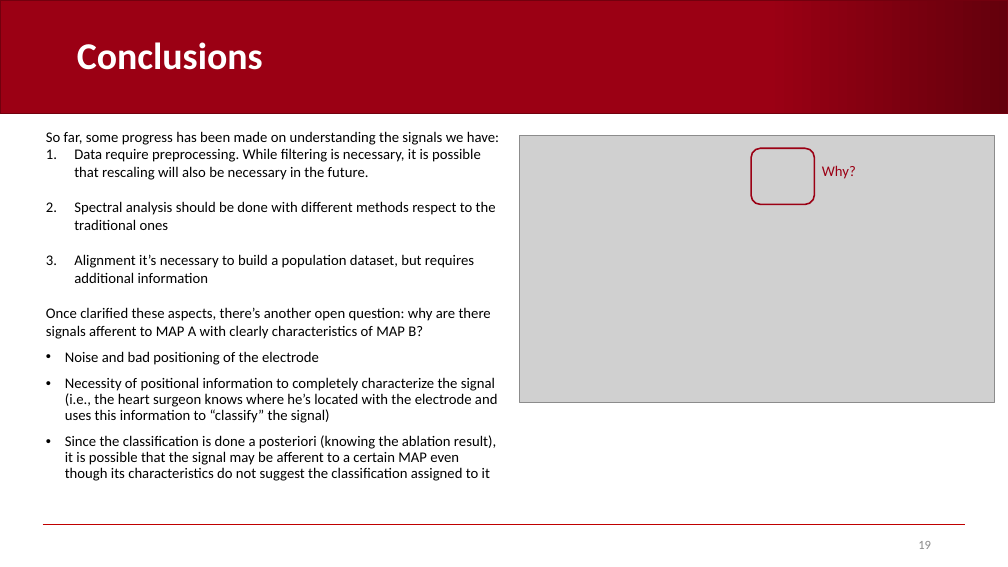
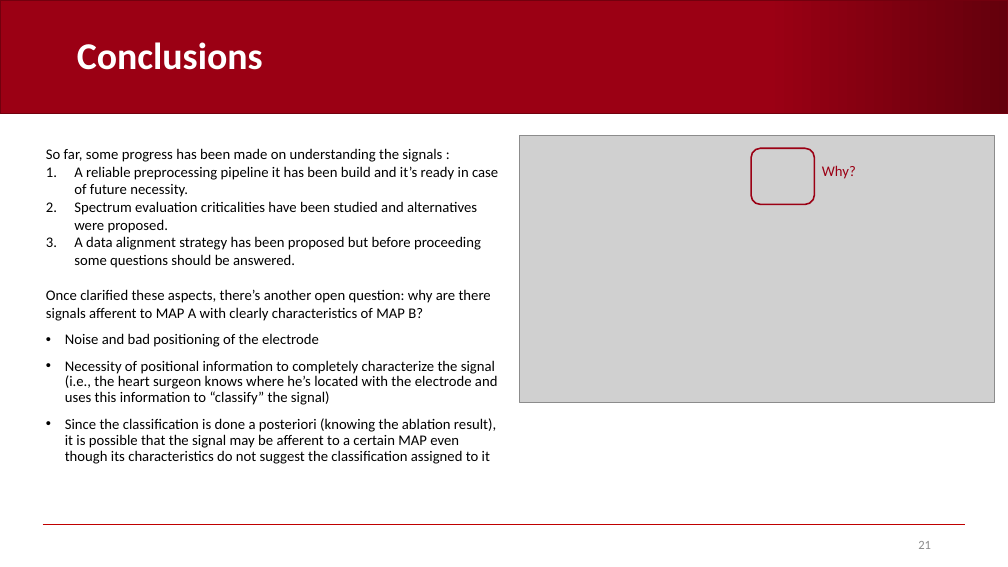
Before and after one commit to AndreaCorrado00/Tesi_magistrale_Corrado_Andrea, a slide deck: slide 21 of Documentation/4. Recap filters-spectrum-alignment .pptx (slide 19 before the commit). Drawn at 1008x567 pixels with LibreOffice and Linux fonts; fonts in the diff are those of the drawing; grey boxes stand for pictures; background and template pictures are left out. Boxes give left, top, right and bottom in pixels: in the first picture for what was removed or moved away, otherwise in the second. Text is boxed around its words. In the diff, an @@ line names an element or a change of style, - is before the commit and + after.

```diff
--- a/Documentation/4. Recap filters-spectrum-alignment .pptx
+++ b/Documentation/4. Recap filters-spectrum-alignment .pptx
@@ text "So far, some progress has ..." moved from (x1=46, y1=131, x2=499, y2=481) to (x1=46, y1=148, x2=498, y2=464) @@
@@ text at (x1=46, y1=148, x2=498, y2=268): text changed @@
-So far, some progress has been made on understanding the signals we have:
-1. Data require preprocessing. While filtering is necessary, it is possible that rescaling will also be necessary in the future.
-2. Spectral analysis should be done with different methods respect to the traditional ones
-3. Alignment it’s necessary to build a population dataset, but requires additional information
+So far, some progress has been made on understanding the signals :
+1. A reliable preprocessing pipeline it has been build and it’s ready in case of future necessity.
+2. Spectrum evaluation criticalities have been studied and alternatives were proposed.
+3. A data alignment strategy has been proposed but before proceeding some questions should be answered.
@@ page number at (x1=918, y1=541, x2=931, y2=549): text changed @@
-19
+21
```
Also in this commit, not shown: 8 other slides changed, 2 slides added, 2 other files.
